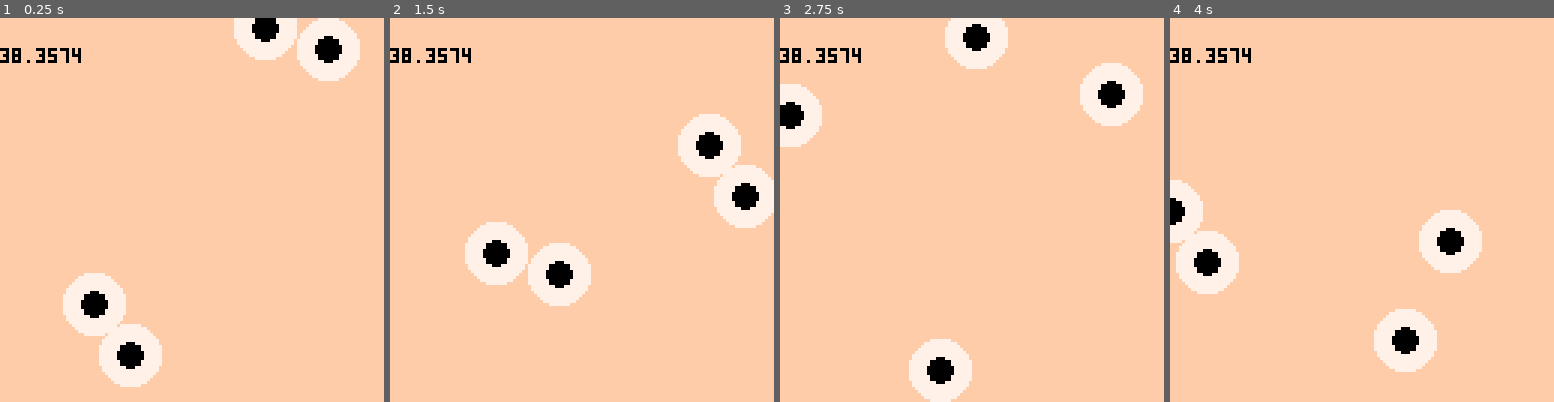
Above: before the commit, frames 1-4 (left to right).
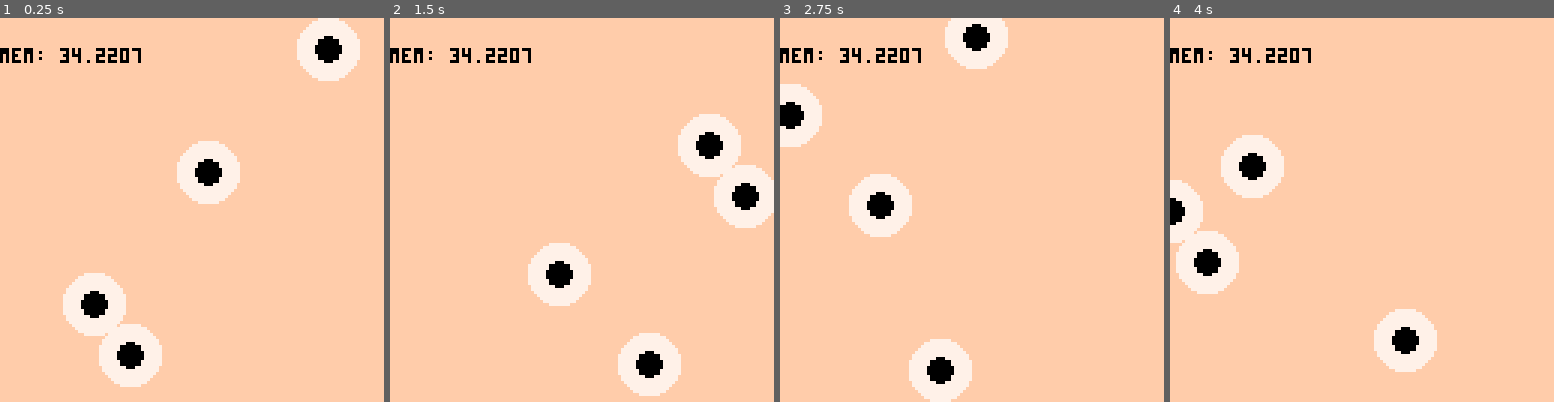
Above: after the commit, the same moments.

Repository: akd-io/pico8
Game: PICO-8 cartridge demos/react.p8
The game is run twice, just before and just after one commit, with the same random seed, the same clock (stepped at 60 frames per second) and the same inputs.
Inputs:
- Up to frame 1 (0.25 s): no input
- Up to frame 2 (1.5 s): no input
- Up to frame 3 (2.75 s): no input
- Up to frame 4 (4 s): no input

The runs differ from the first frame. In frame 1, 4.2% of the frame differs, in the area x 0-78%, y 0-49%; in frame 2, 4.8%, in the area x 0-76%, y 7-99%; in frame 3, 4.8%; in frame 4, 4.8%.

Commit message:
Clean up. Require key.

Diff:
--- a/demos/react.p8
+++ b/demos/react.p8
@@ -1,9 +1,6 @@
 pico-8 cartridge // http://www.pico-8.com
 version 42
 __lua__
-#include ../lib/join.lua
-#include ../lib/table_to_str.lua
-
 -- React library
 function initReact()
   local components = {}
@@ -12,8 +9,8 @@
 
   local function createComponent(func)
     return function(key, ...)
-      -- Generate a unique ID for this component instance
-      local instanceId = key or "default"
+      assert(key != nil, "key must be provided")
+      local instanceId = key
 
       -- Initialize component state if needed
       if not components[instanceId] then
@@ -30,11 +27,7 @@
       currentComponent.lastRenderFrame = frame
 
       -- Run component with remaining args
-      local props = pack(...)
-      local propsString = props == nil and "nil" or tableToStr(props)
-      printh("Started rendering component " .. instanceId .. " with props " .. propsString)
       func(...)
-      printh("Finished rendering component " .. instanceId .. " with props " .. propsString)
 
       -- Restore previous component context
       currentComponent = prevComponent
@@ -45,30 +38,20 @@
     assert(currentComponent, "hooks can only be called inside components")
 
     local hooks = currentComponent.hooks
-    printh("useState: hooks = " .. (tableToStr(hooks) or "nil"))
 
     local hookIndex = currentComponent.hookIndex
-    printh("useState: hookIndex = " .. (hookIndex or "nil"))
 
     local value = hooks[hookIndex] or initialValue
-    printh("useState: hooks[hookIndex] = " .. (hooks[hookIndex] or "nil"))
-    printh("useState: initialValue = " .. initialValue)
-    printh("useState: value = " .. value)
 
     local _component = currentComponent
     local _hookIndex = hookIndex
 
     local function setValue(val)
-      printh("useState: setValue: val = " .. val or "nil")
-
       _component.hooks[_hookIndex] = val
-      printh("useState: setValue: _component.hooks[_hookIndex] = " .. (_component.hooks[_hookIndex] or "nil"))
     end
 
     currentComponent.hookIndex += 1
-    printh("useState: incremented hookIndex to " .. (currentComponent.hookIndex or "nil"))
 
-    printh("useState: returning value " .. (value or "nil"))
     return value, setValue
   end
 
@@ -113,12 +96,14 @@
 local containerComponent = createComponent(function()
   cls(15)
 
-  -- Because the fourth eyeball is only rendered 99% of the time, it will sometimes not be rendered and unmount.
-  -- This will result in the fourth eyeball's getting cleaned up and be given a new initial position when re-mounted.
+  -- Because the last eyeball is only rendered 99% of the time, it will sometimes not be rendered and unmount.
+  -- This will result in the last eyeball's getting cleaned up and be given a new initial position when re-mounted.
   -- Eyeballs 1-3 are not conditional, and their state is correctly persisted forever.
 
-  local renderFourthEyeball = rnd() < 0.99
-  local eyeballs = renderFourthEyeball and 4 or 3
+  local eyeballs = 3
+  if (rnd() < 0.99) then
+    eyeballs += 1
+  end
   for i = 1, eyeballs do
     eyeballComponent("eye" .. i)
   end
@@ -128,7 +113,7 @@
 local function _draw()
   renderRoot(containerComponent)
 
-  print(stat(0), 0, 10)
+  print("mem: " .. stat(0), 0, 10)
 
   frame += 1
 end
